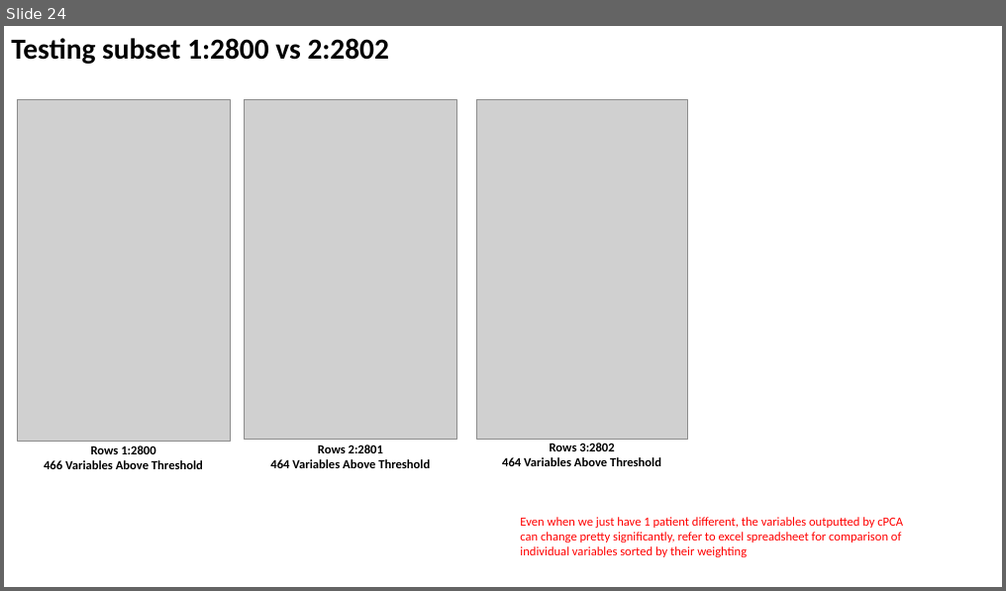
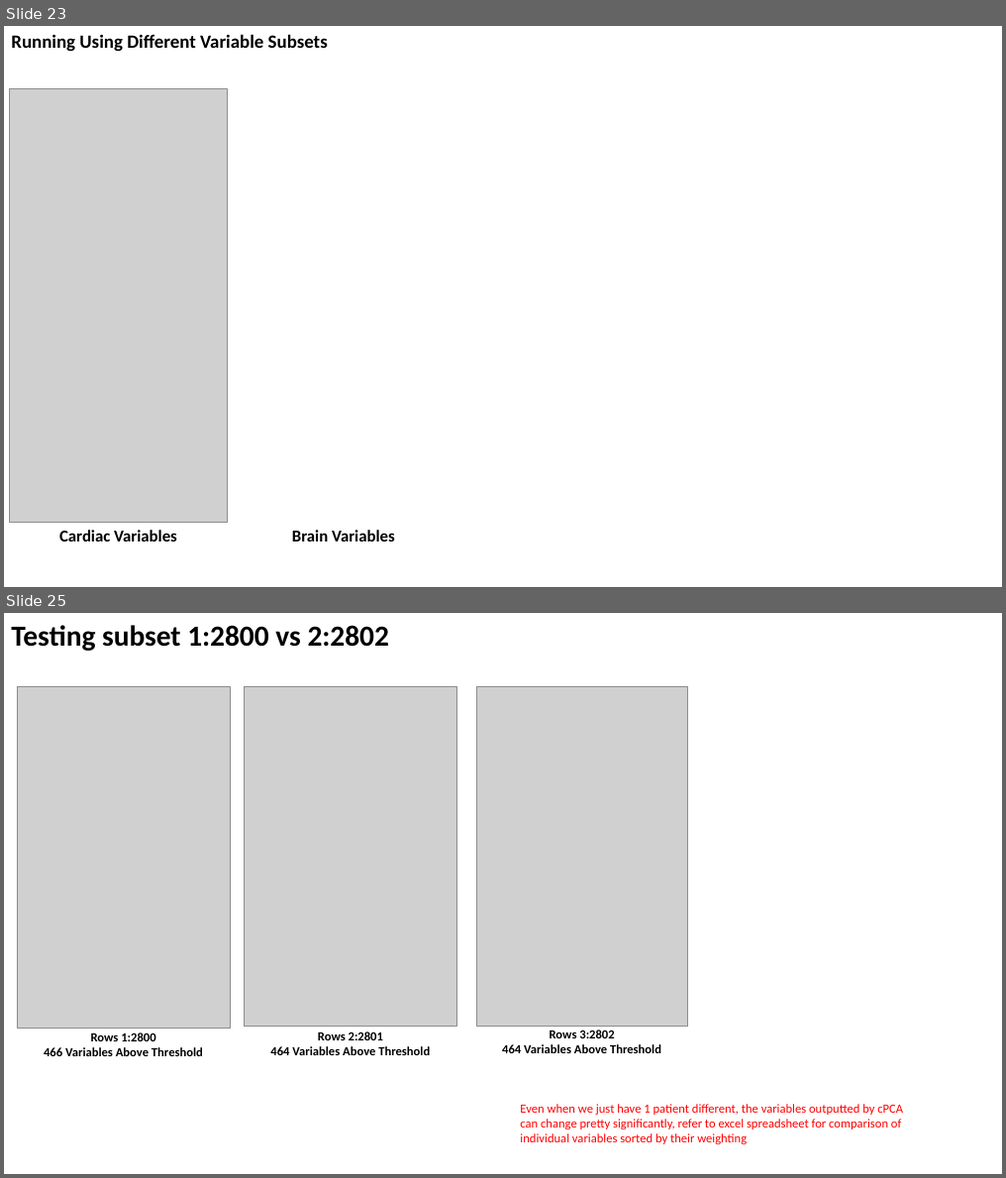
Before and after one commit to zhaohanxiong/OxfordCVM, a slide deck: job_results.pptx. Shown one above the other, each under a label of ours: slide 24 before the commit, slides 23 and 25 after it; the slides between them are not shown. The pictures are 1006x591 and 1006x1178 pixels, drawn with LibreOffice and Linux fonts; fonts in the diff are those of the drawing; grey boxes stand for pictures. Boxes give left, top, right and bottom in pixels: in the first picture for what was removed or moved away, otherwise in the second. Text is boxed around its words. In the diff, an @@ line names an element or a change of style, - is before the commit and + after.

Commit message:
added ppt

```diff
--- a/job_results.pptx
+++ b/job_results.pptx
@@ slide 23 added at [4, 26, 1002, 587], background #FFFFFF @@
@@ text added at [11, 34, 328, 52], 18 pt, text #000000, bold @@
+Running Using Different Variable Subsets
@@ picture added at [10, 89, 228, 522] @@
@@ rectangle added at [10, 526, 228, 547], fill #FFFFFF, 16 pt, text #000000, bold @@
+Cardiac Variables
@@ text added at [292, 530, 395, 542], 16 pt, text #000000, bold @@
+Brain Variables
@@ what was slide 24 is now slide 25 @@
```
